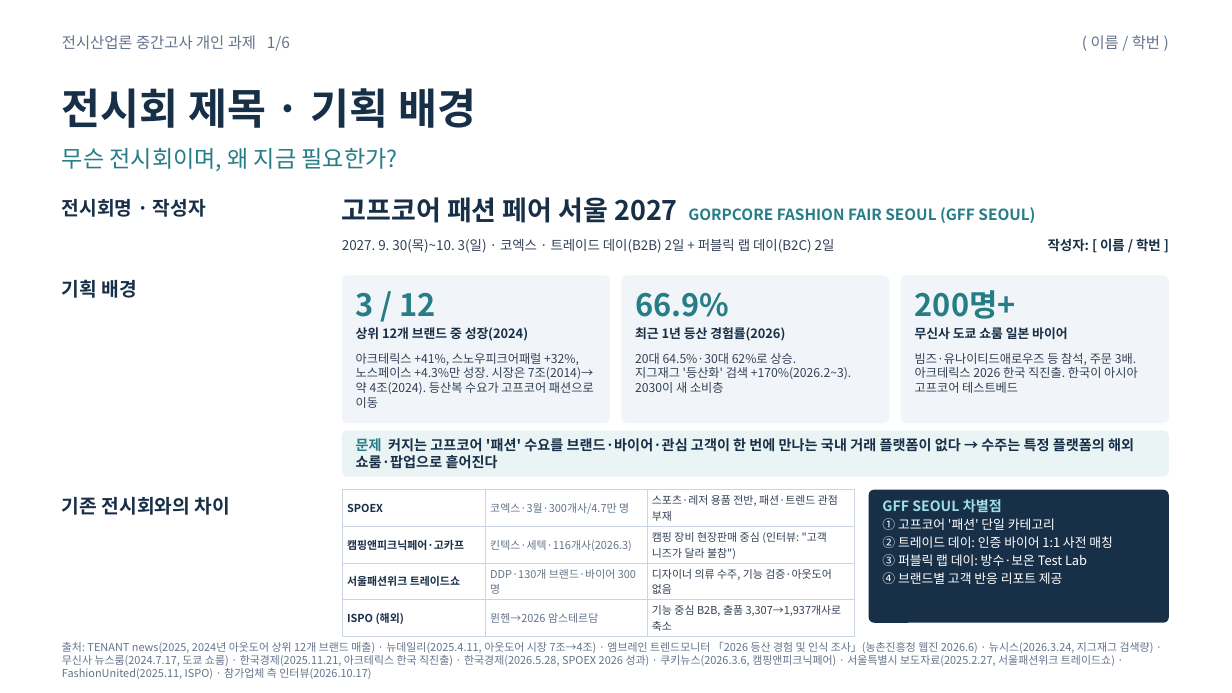
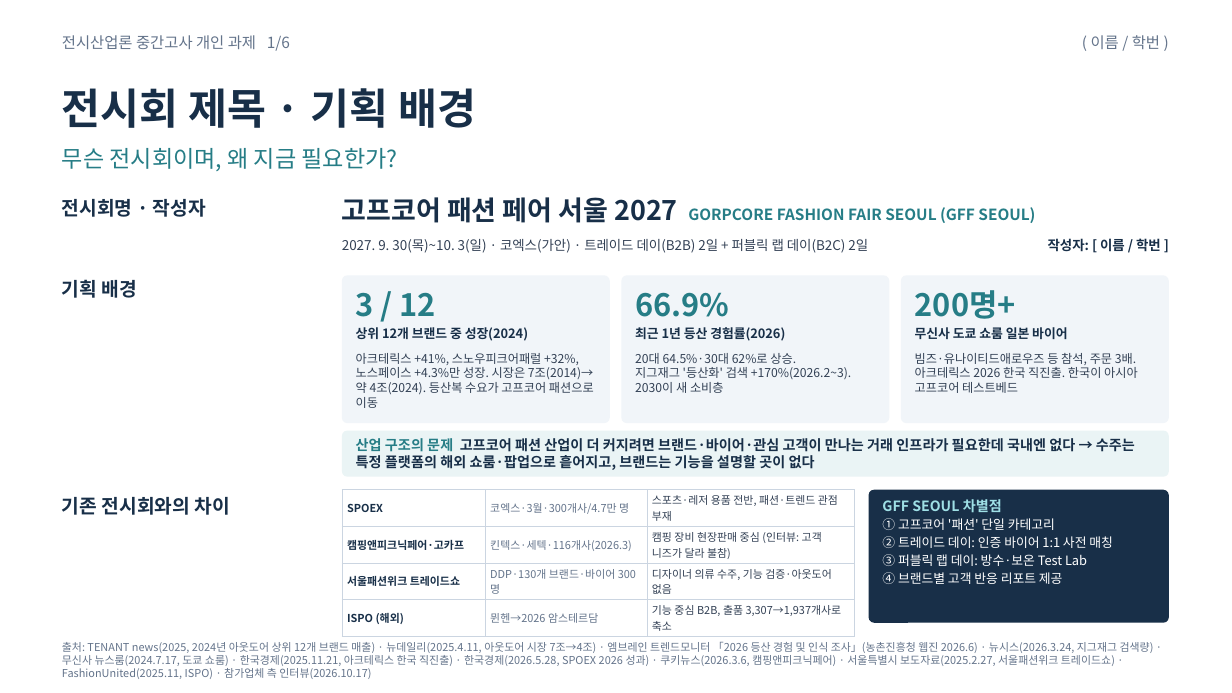
Before and after one commit to id01099050593-commits/exihi_indus, a slide deck: slide 1 of GFF_SEOUL_2027_전시산업론_중간과제.pptx. Drawn at 1232x693 pixels with LibreOffice and Linux fonts; fonts in the diff are those of the drawing. Boxes give left, top, right and bottom in pixels: in the first picture for what was removed or moved away, otherwise in the second. Text is boxed around its words. In the diff, an @@ line names an element or a change of style, - is before the commit and + after.

```diff
--- a/GFF_SEOUL_2027_전시산업론_중간과제.pptx
+++ b/GFF_SEOUL_2027_전시산업론_중간과제.pptx
@@ text at [342, 239, 868, 253]: text changed @@
-2027. 9. 30(목)~10. 3(일) · 코엑스 · 트레이드 데이(B2B) 2일 + 퍼블릭 랩 데이(B2C) 2일
+2027. 9. 30(목)~10. 3(일) · 코엑스(가안) · 트레이드 데이(B2B) 2일 + 퍼블릭 랩 데이(B2C) 2일
@@ text at [356, 438, 1135, 470]: text changed @@
-문제 커지는 고프코어 '패션' 수요를 브랜드·바이어·관심 고객이 한 번에 만나는 국내 거래 플랫폼이 없다 → 수주는 특정 플랫폼의 해외 쇼룸·팝업으로 흩어진다
+산업 구조의 문제 고프코어 패션 산업이 더 커지려면 브랜드·바이어·관심 고객이 만나는 거래 인프라가 필요한데 국내엔 없다 → 수주는 특정 플랫폼의 해외 쇼룸·팝업으로 흩어지고, 브랜드는 기능을 설명할 곳이 없다
@@ table at [342, 490, 855, 635] @@
@@ row 2, column 3: "캠핑 장비 현장판매 중심 (인터뷰: "고객 니즈가 달라 불참")" to "캠핑 장비 현장판매 중심 (인터뷰: 고객 니즈가 달라 불참)" @@
```
Also in this commit, not shown: 6 other slides changed, 2 other files.
